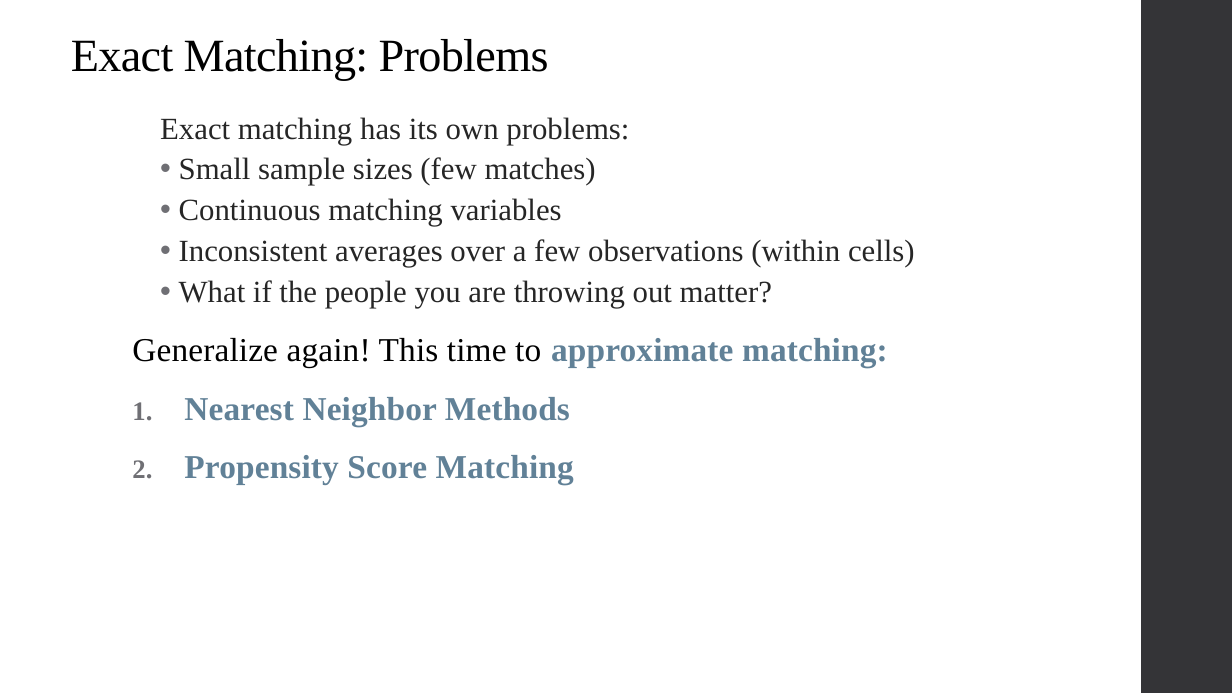
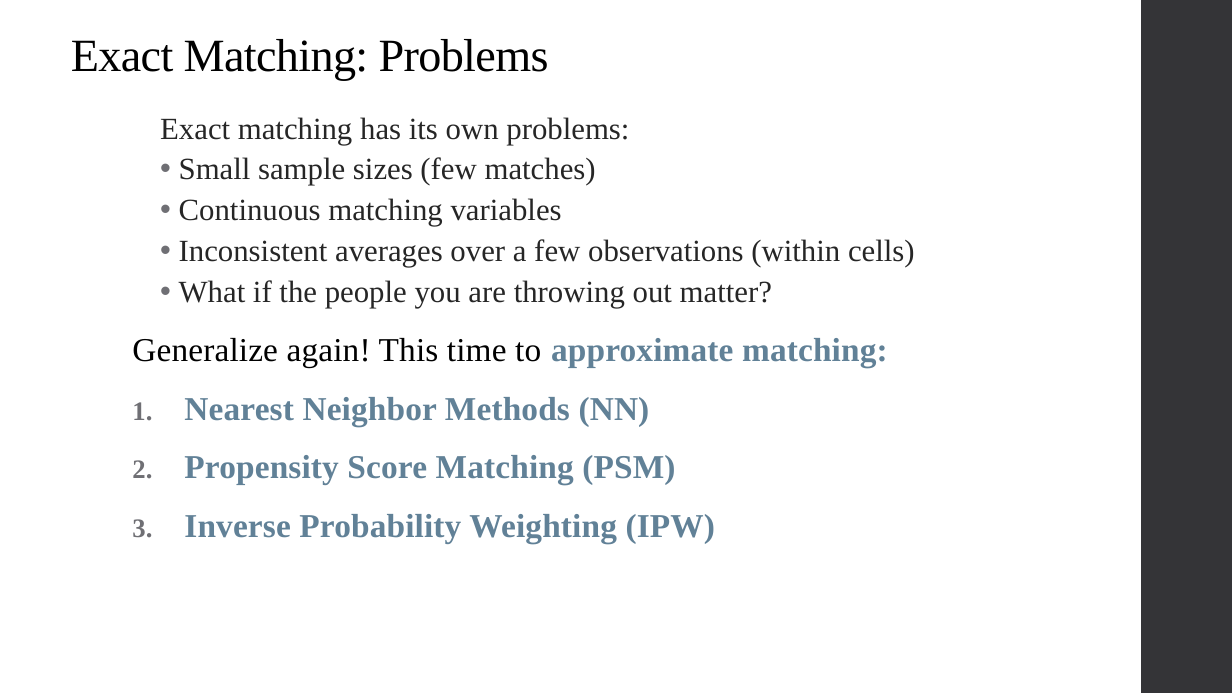
Before and after one commit to qiufei/fork-HAD5744, a slide deck: slide 33 of Lecture05_Matching/Lecture5_Matching_2022F.pptx (slide 24 before the commit). Drawn at 1232x693 pixels with LibreOffice and Linux fonts; fonts in the diff are those of the drawing. Boxes give left, top, right and bottom in pixels: in the first picture for what was removed or moved away, otherwise in the second. Text is boxed around its words. In the diff, an @@ line names an element or a change of style, - is before the commit and + after.

```diff
--- a/Lecture05_Matching/Lecture5_Matching_2022F.pptx
+++ b/Lecture05_Matching/Lecture5_Matching_2022F.pptx
@@ text at (184, 397, 716, 544): text changed @@
-1. Nearest Neighbor Methods
-2. Propensity Score Matching
+1. Nearest Neighbor Methods (NN)
+2. Propensity Score Matching (PSM)
+3. Inverse Probability Weighting (IPW)
```
Also in this commit, not shown: 6 other slides changed, 13 slides added, 2 slides removed, 35 other files.
